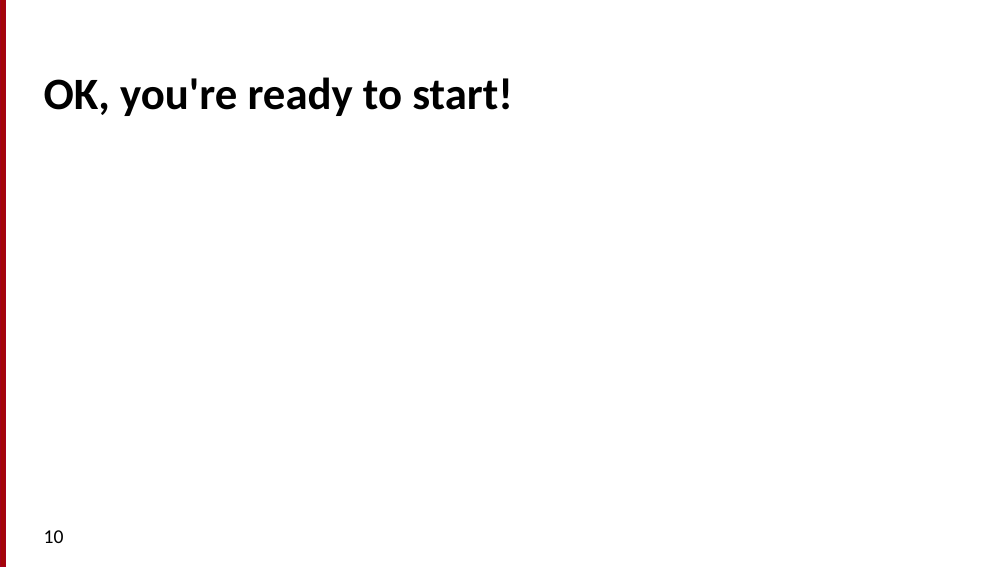
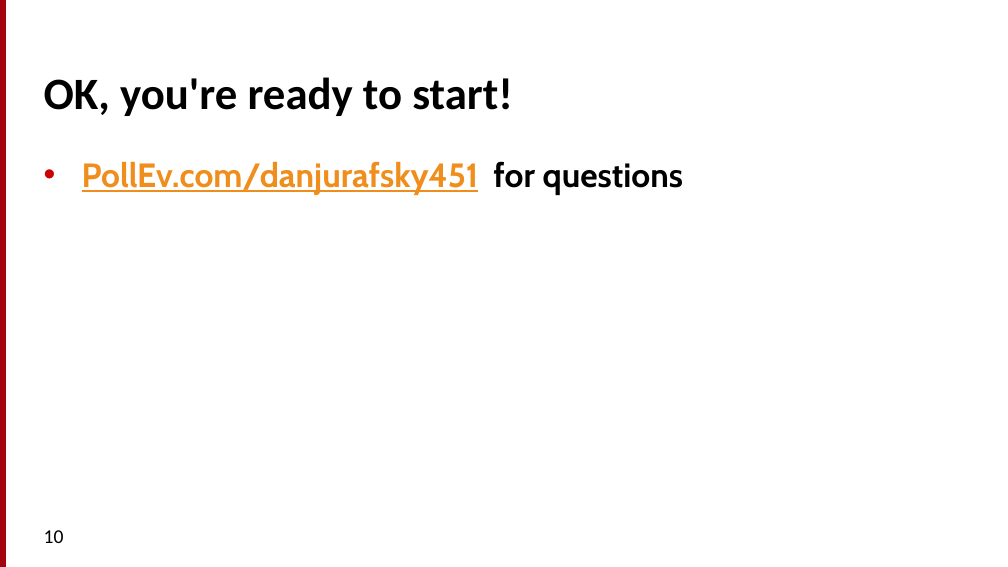
Before and after one commit to cs124/labs, a slide deck: slide 10 of GW1_UnixForPoets.pptx. Drawn at 1008x567 pixels with LibreOffice and Linux fonts; fonts in the diff are those of the drawing. Boxes give left, top, right and bottom in pixels: in the first picture for what was removed or moved away, otherwise in the second. Text is boxed around its words. In the diff, an @@ line names an element or a change of style, - is before the commit and + after.

```diff
--- a/GW1_UnixForPoets.pptx
+++ b/GW1_UnixForPoets.pptx
@@ text added at bbox=[82, 161, 684, 195], 24 pt, text #EF8E1C, bold, underline @@
+• PollEv.com/danjurafsky451 for questions
```
Also in this commit, not shown: 4 other slides changed, 1 slide added, 1 other file.
